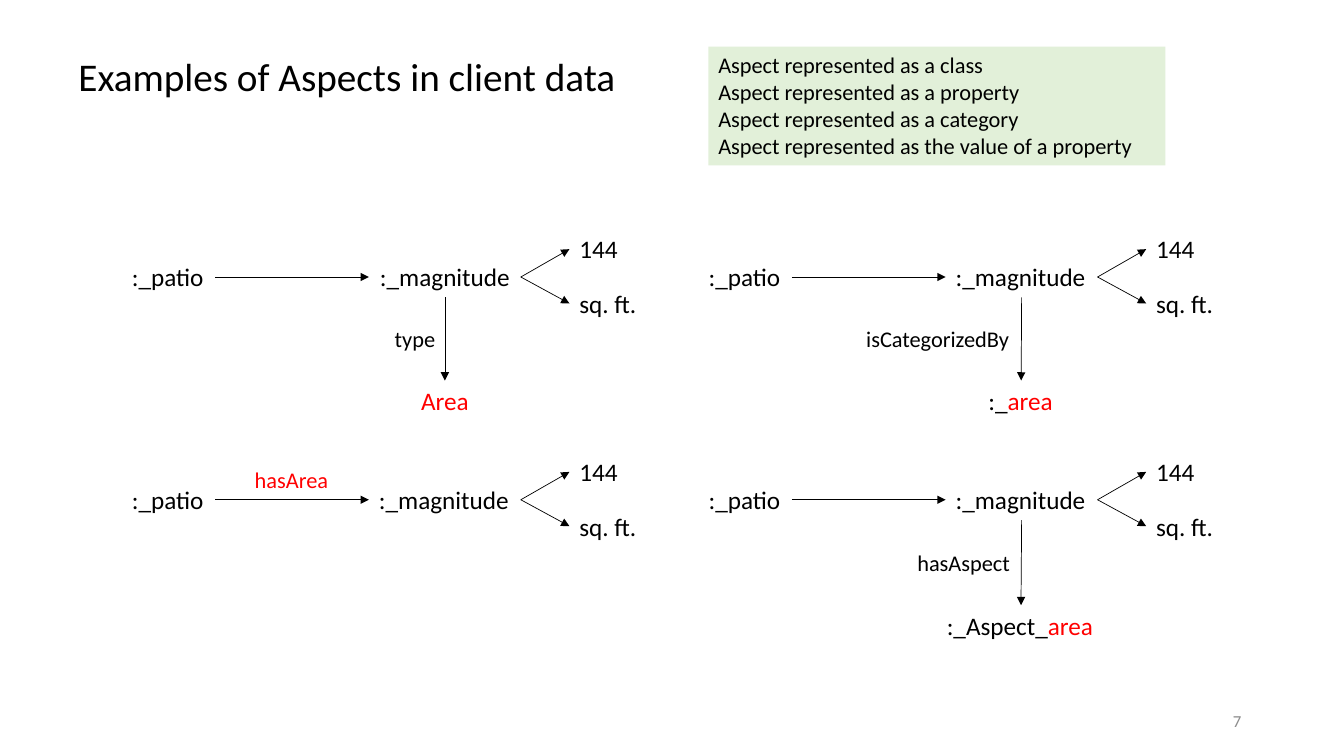
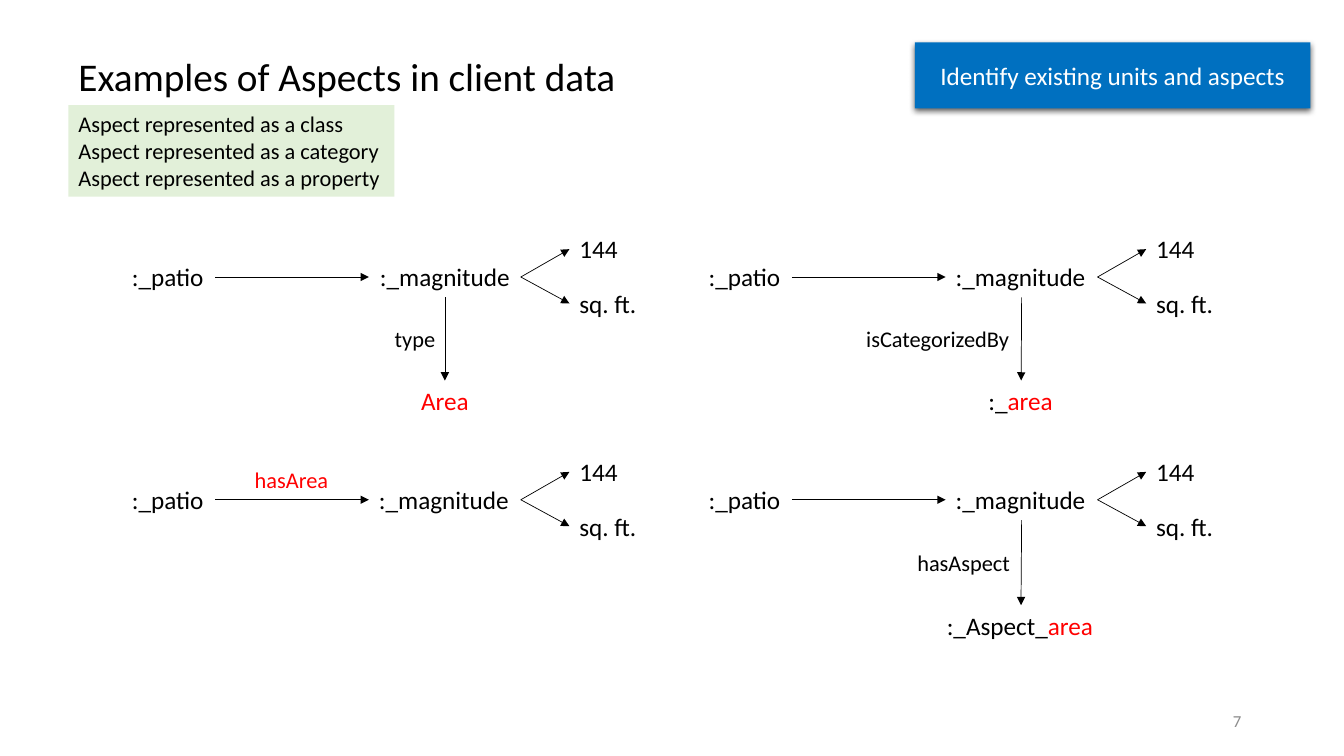
Before and after one commit to semanticarts/gist, a slide deck: slide 7 of migration/v13.0/uomDataConversion.pptx. Drawn at 1344x756 pixels with LibreOffice and Linux fonts; fonts in the diff are those of the drawing. Boxes give left, top, right and bottom in pixels: in the first picture for what was removed or moved away, otherwise in the second. Text is boxed around its words. In the diff, an @@ line names an element or a change of style, - is before the commit and + after.

```diff
--- a/migration/v13.0/uomDataConversion.pptx
+++ b/migration/v13.0/uomDataConversion.pptx
@@ rectangle added at (915,42,1311,108), fill #0070C0, 18 pt, text #FFFFFF @@
+Identify existing units and aspects
@@ rectangle "Aspect represented as a class": place and size @@
-rectangle "Aspect represented as a class" at (709,46,1166,165)
+rectangle "Aspect represented as a class" at (69,105,394,197)
@@ text in rectangle at (718,111,1132,158): paragraphs removed @@
-Aspect represented as a category
-Aspect represented as the value of a property
@@ text in rectangle at (78,143,378,163): paragraph added @@
+Aspect represented as a category
```
Also in this commit, not shown: 15 other slides changed, 9 slides added, 4 slides removed.
